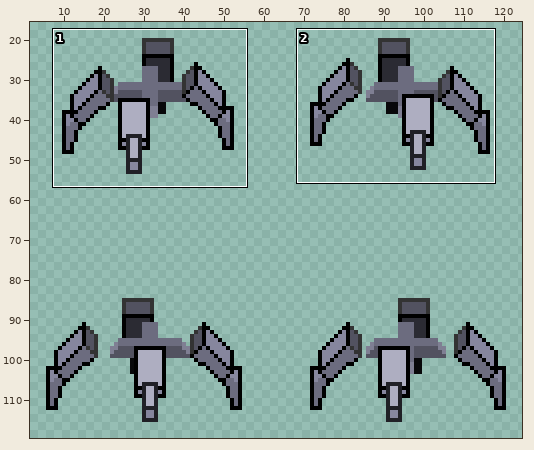
Two versions of one sprite sheet, Assets/Sprites/Enemies/SPDR Bot/Spdr Move.png. The picture above shows the old version from afar; the outline marks the close-up.
Close-up. As it was:
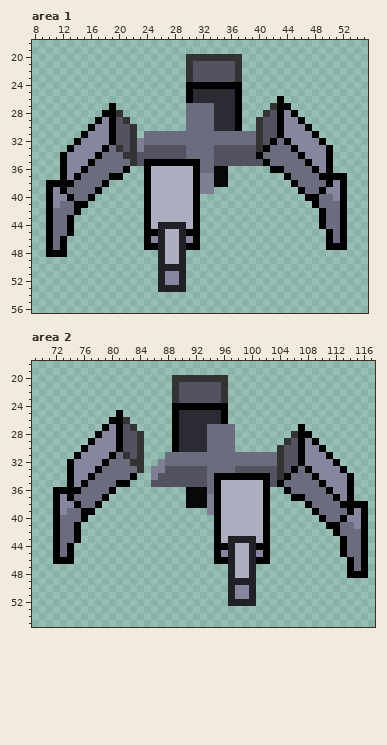
The file is 512x512 pixels, drawn in blocks of 4x4; one block is one cell here. Colours within 5 levels of each other are drawn and written as one. Shown: area 1: x 8..55, y 18..56; area 2: x 69..117, y 18..55. The wide view leaves out empty margins. The commit also changed other parts of the picture, which this record leaves out.
And afterwards:
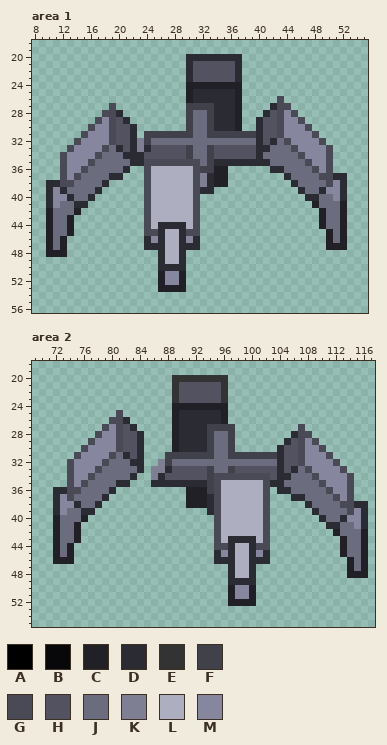
Palette (. is transparent): A #000000  B #08080a  C #202026  D #2b2b33  E #333333  F #41414c  G #4a4a56  H #525260  J #6c6c7f  K #7f7f93  L #aeaec1  M #86869e
What changed:
Changed rows in their new state; - is an unchanged pixel.
Area 1:
first column x 10:
20 --------------------DDDDDDDD---------------
21 --------------------D------D---------------
22 --------------------D------D---------------
23 --------------------D------D---------------
24 --------------------CCCCCCCC---------------
25 --------------------C------C---------------
26 --------------------C------C-----G---------
27 ---------G----------FFFF---C----DGG--------
28 --------GGD---------F--F---C---D-G-G-------
29 -------G-G-D--------F--F---C--D--G--G------
30 ------G--G--D-------F--F---C--D--G---G-----
31 -----G---G--D-FFFFFFF--FFFFFFFD--G----G----
32 ----G----G--D-F---------------D-D-G----G---
33 ---G----G-D-D-D-----F--F------DD---G----G--
34 --G----G---DDD------F--F------D-----G---G--
35 --G---G-----DDGGGGGGGG-FDDDDDDDD-----G--G--
36 --G--G-----D--G------GFFCC------DD----G-G--
37 --G-G----DD---G------G-DCC--------D----GGDD
38 DDGG----D-----G------G-DCC---------D----G-D
39 D-D----D------G------GDD------------D--D--D
40 D--D--D-------G------G---------------DD---D
41 D---DD--------G------G----------------C---C
42 C---C---------G------G-----------------C--C
43 C--C----------G------G-----------------C--C
44 C--C----------G-DDDD-G-----------------C--C
45 C--C----------GGD--DGG------------------C-C
46 C-C-----------D-D--D-D------------------C-C
47 C-C-----------DDD--DDD------------------CCC
48 CCC-------------D--D-----------------------
49 ----------------D--D-----------------------
50 ----------------DDDD-----------------------
Area 2:
first column x 72:
24 -----------------CCCCCCCC--------------------
25 ---------G-------C------C--------------------
26 --------GGD------C------C--------------------
27 -------G-G-D-----C----FFFF---------G---------
28 ------G--G--D----C----F--F--------DGG--------
29 -----G---G--D----C----F--F-------D-G-G-------
30 ----G----G--D----C----F--F------D--G--G------
31 ---G----G-D-D---FFFFFFF--FFFFFFFD--G---G-----
32 --G----G---DD---F---------------D--G----G----
33 --G---G-----D---D-----F--F------D-D-G----G---
34 --G--G-----D---D------FGGGGGGGG-DD---G----G--
35 --G-G----DD---DDDDDDDDFG------GDD-----G---G--
36 DDGG----D----------CCCFG------G-DD-----G--G--
37 D-G----D-----------CCCDG------G---DD----G-G--
38 D--D--D------------CCCDG------G-----D----GGDD
39 D---DD----------------DG------G------D----G-D
40 C---C------------------G------G-------D--D--D
41 C--C-------------------G------G--------DD---D
42 C--C-------------------G------G---------C---C
43 C--C-------------------G-DDDD-G----------C--C
44 C-C--------------------GGD--DGG----------C--C
45 C-C--------------------D-D--D-D----------C--C
46 CCC--------------------DDD--DDD-----------C-C
47 -------------------------D--D-------------C-C
48 -------------------------D--D-------------CCC
49 -------------------------DDDD----------------
